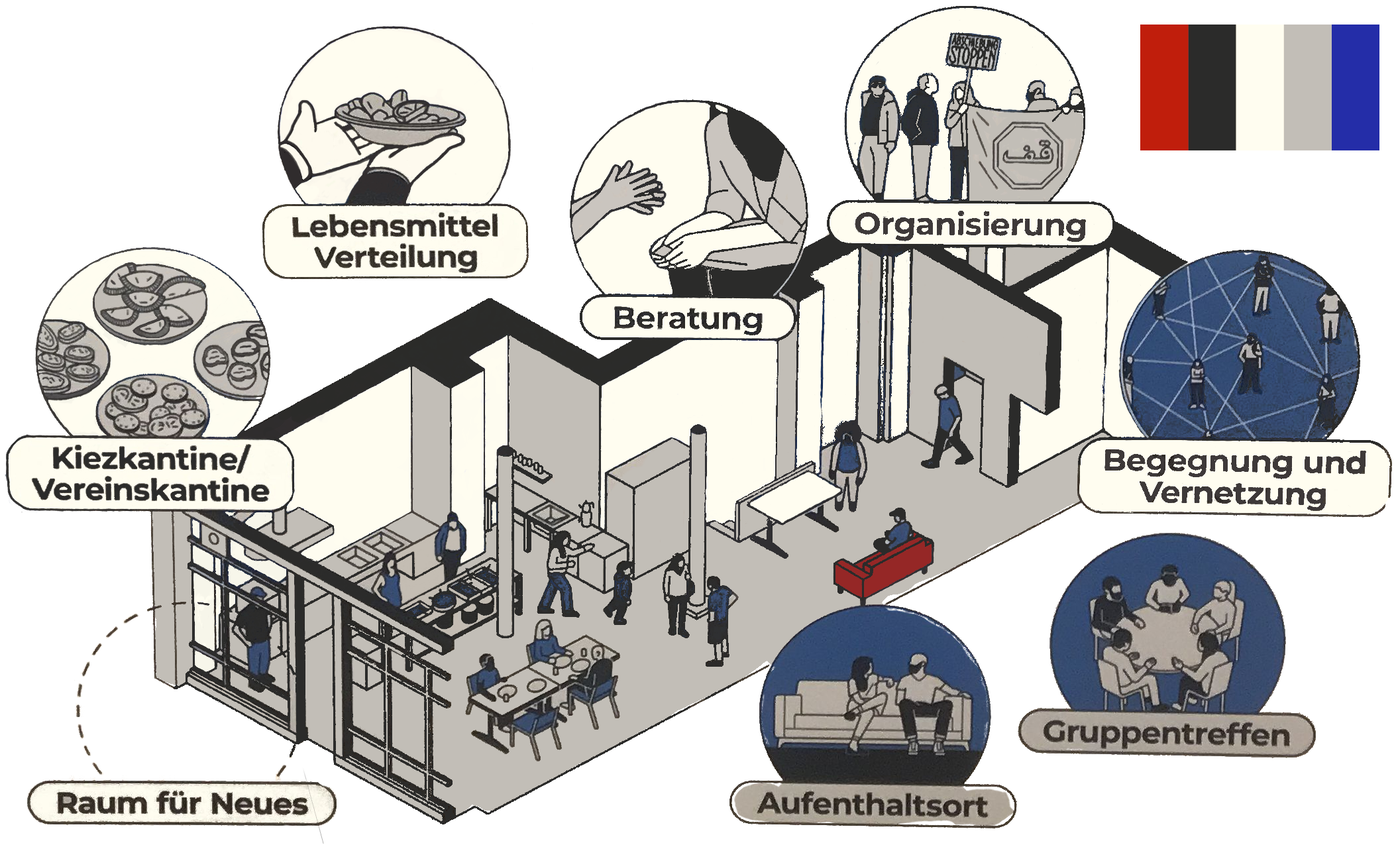
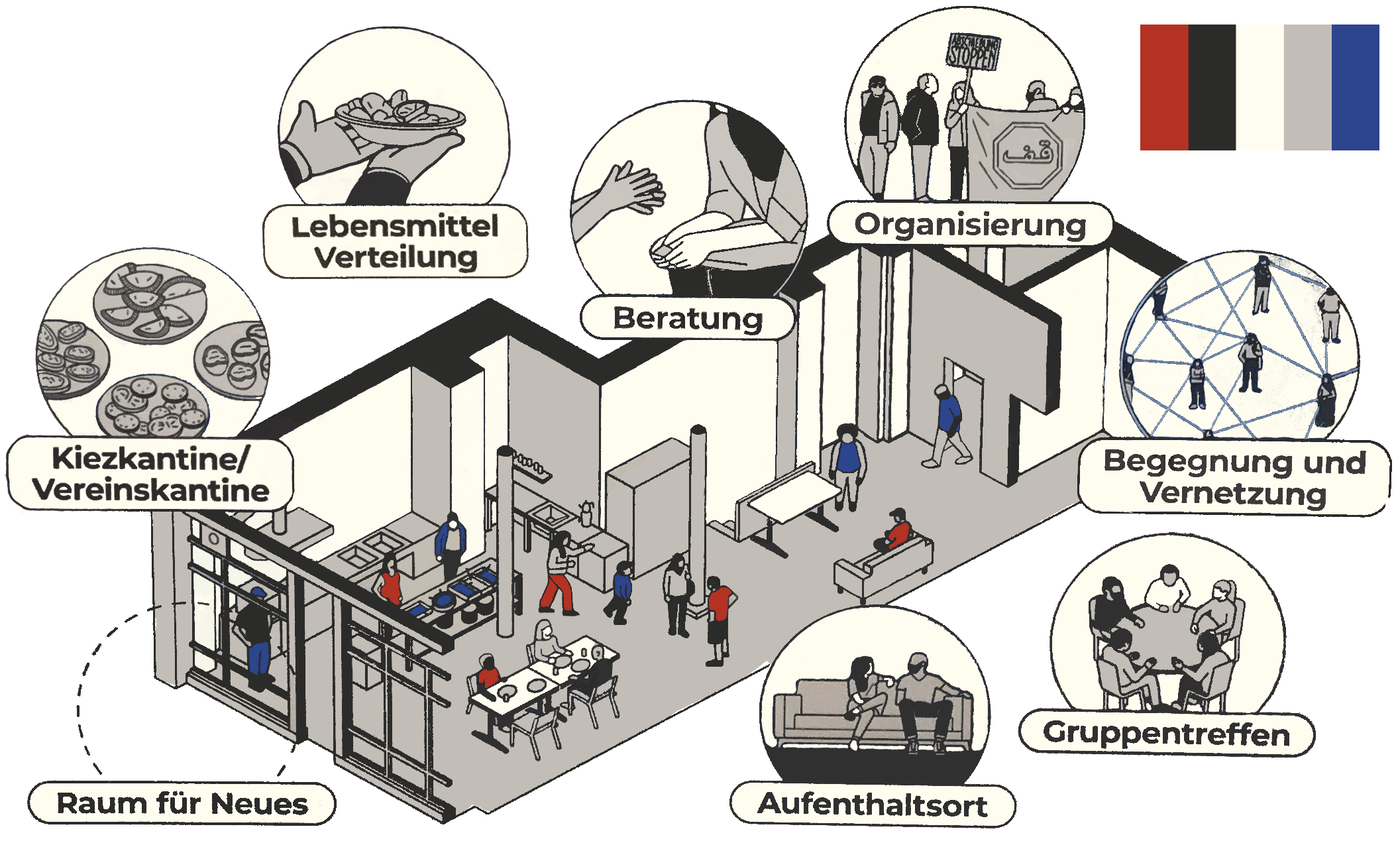
The second w=1396, h=845 image is a revision of the first. Changes to its layers:
painted on "palette(2).png" over <box>1140,24,1380,151</box>
painted on "inside_bilgi_2.png" over <box>26,5,1393,844</box>
